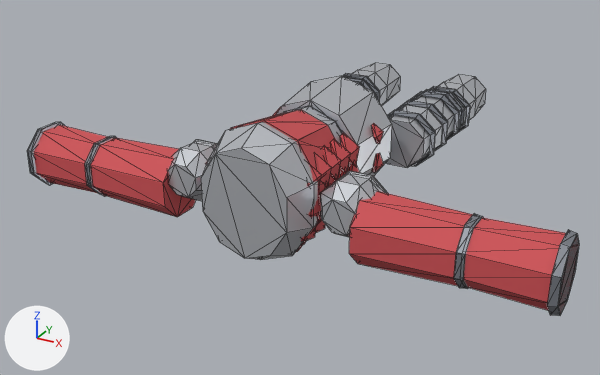
The glTF model client/public/models/armour/armor_scale.glb, before and after one commit.
Before and after are seen from a 50 mm lens placed at (1.491, -4.326, 1.291), pointed at (-0.152, -1.339, -0.203). The axes (+X, +Y, +Z) are drawn at lower left. The lights are the same throughout. The picture after the commit comes second. Mesh edges are drawn as thin lines. Vertices at exactly the same position are counted once.

Names of what the first picture shows: 'Abdomen', 'LowerArmL', 'LowerArmR', 'LowerLegL', 'LowerLegR', 'Torso', 'UpperArmL', 'UpperArmR', 'UpperLegL' and 1 more.
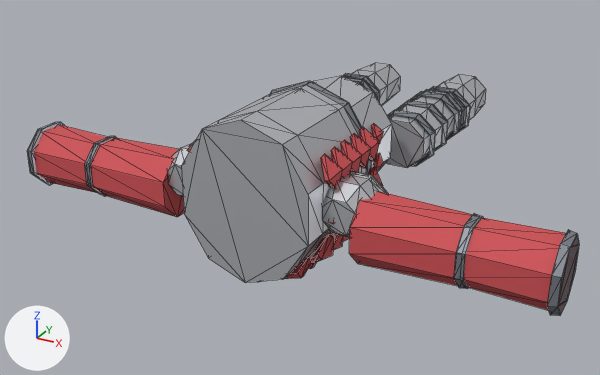
The change, as a diff of the scene's bpy script:
```diff
--- a/client/public/models/armour/armor_scale.glb.py
+++ b/client/public/models/armour/armor_scale.glb.py
@@ me_torso @@
 # used by ob_torso; location = (0.0, 0.0, 0.0)
-me_torso.from_pydata(...)  # 485 vertices, 762 faces; spans x -0.245..0.245, y -2.04..-1.494, z -0.247..0.306
+me_torso.from_pydata(...)  # 485 vertices, 762 faces; spans x -0.335..0.335, y -2.04..-1.494, z -0.349..0.363
+# me_torso part 1: the loose piece of 9 vertices spanning x 0.167..0.245, y -1.635..-1.494, z -0.07..0.078 is moved by (0.089, 0.0, -0.011)
+# me_torso part 2: the loose piece of 9 vertices spanning x 0.154..0.229, y -1.634..-1.494, z 0.047..0.187 is moved by (0.084, 0.0, 0.038)
+# me_torso part 3: the loose piece of 9 vertices spanning x 0.154..0.229, y -1.714..-1.574, z 0.047..0.187 is moved by (0.084, 0.0, 0.038)
+# me_torso part 4: 259 of 485 vertices moved; they spanned x -0.245..0.245, y -2.04..-1.515, z -0.247..0.306 and now span x -0.335..0.335, y -2.04..-1.515, z -0.349..0.363; mean shift (0.009, 0.0, -0.025); largest move (0.0, -1.54, 0.26) -> (0.0, -1.54, 0.363)
+# other edits to the shape of me_torso do not show in these pictures
 me_torso.materials.append(mat_steel)
```

Changed parts and their boxes [x1, y1, x2, y2] in the pictures (600 x 375 px; the box of a moved part takes in the faces that stretch with it):
'Torso', reshaped (27% wider, 31% taller): before [201, 106, 360, 260]; after [181, 81, 383, 283]
part 1 of me_torso, moved or reshaped: before [347, 163, 360, 173]; after [369, 167, 383, 186]
part 2 of me_torso, moved or reshaped: before [340, 133, 359, 164]; after [359, 127, 380, 162]
part 3 of me_torso, moved or reshaped: before [331, 139, 351, 171]; after [350, 134, 371, 169]
part 4 of me_torso, moved or reshaped: before [201, 106, 349, 260]; after [181, 81, 371, 283]
